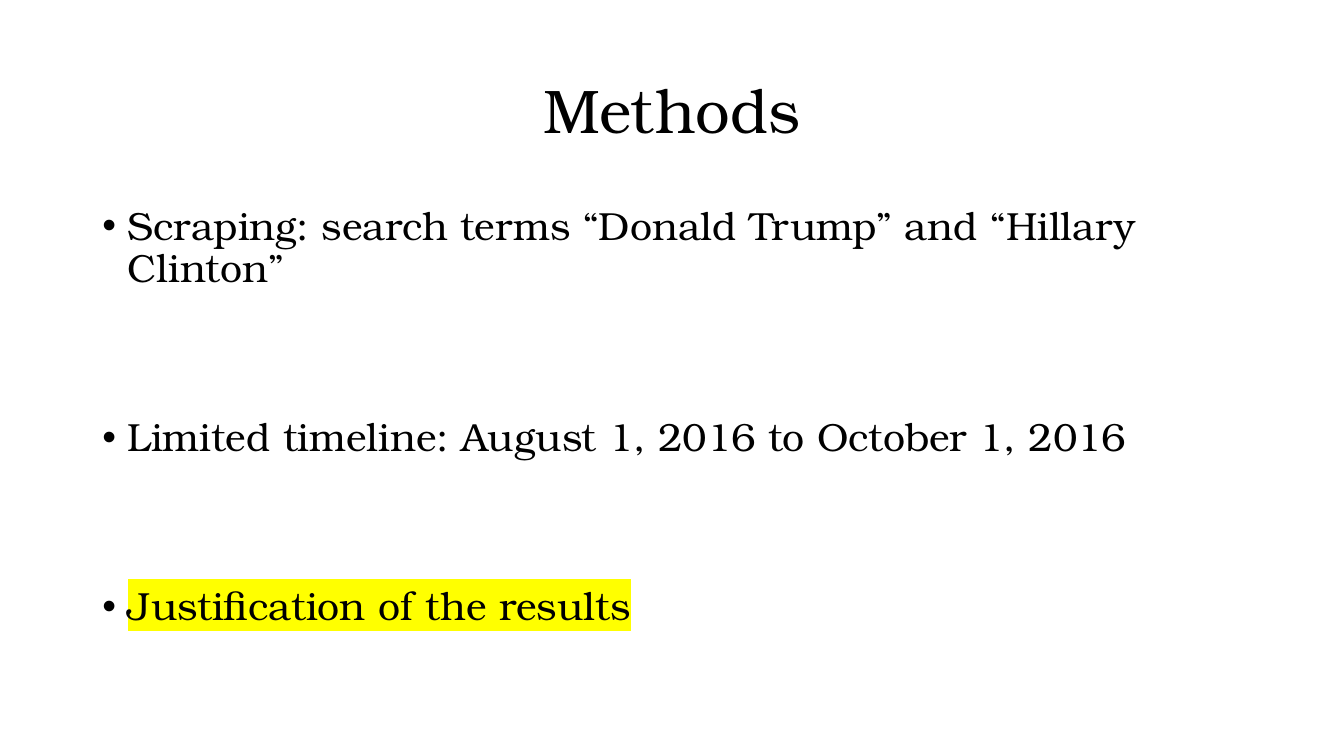
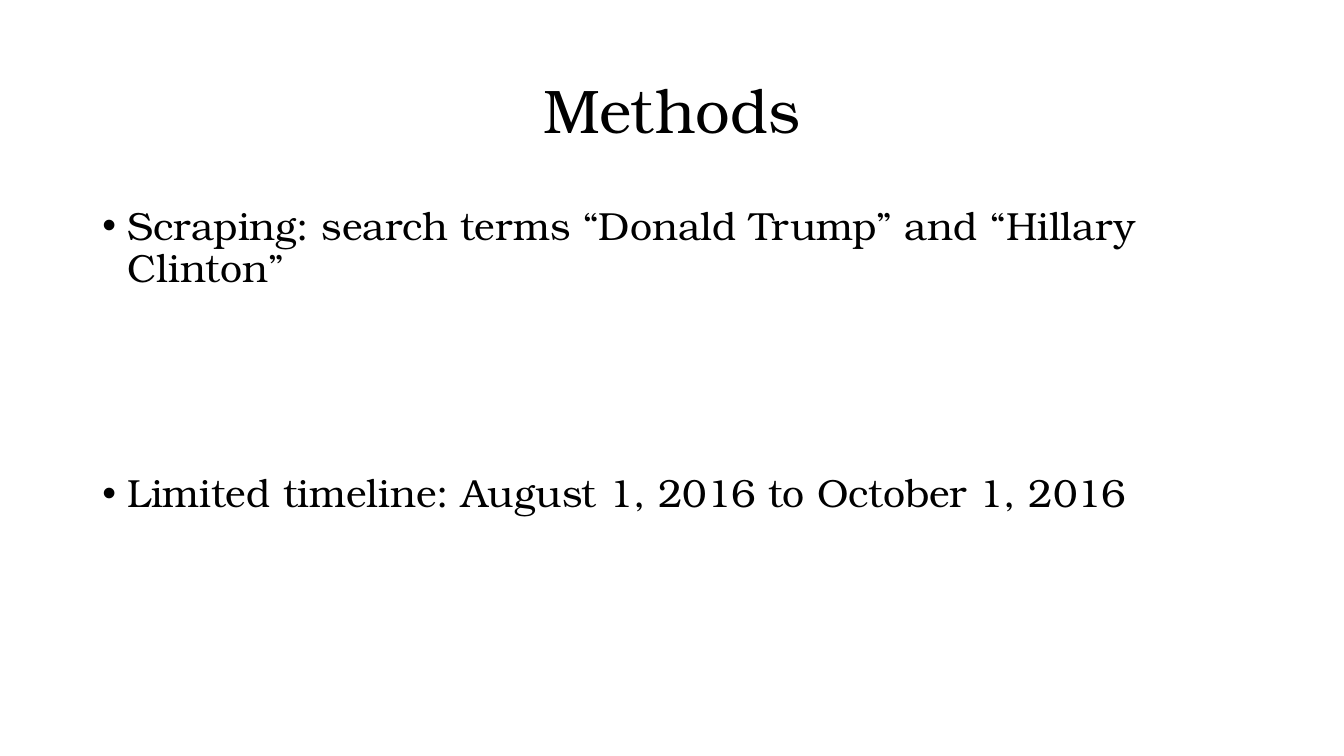
Before and after one commit to dnnocampo/PortfolioOtD, a slide deck: slide 4 of Powerpoint - Frequency Clinton and Trump.pptx. Drawn at 1344x756 pixels with LibreOffice and Linux fonts; fonts in the diff are those of the drawing. Boxes give left, top, right and bottom in pixels: in the first picture for what was removed or moved away, otherwise in the second. Text is boxed around its words. In the diff, an @@ line names an element or a change of style, - is before the commit and + after.

```diff
--- a/Powerpoint - Frequency Clinton and Trump.pptx
+++ b/Powerpoint - Frequency Clinton and Trump.pptx
@@ text at box(128, 591, 631, 621): paragraph removed @@
-• Justification of the results
```
Also in this commit, not shown: 3 other slides changed, 7 slides added, 4 slides removed.
